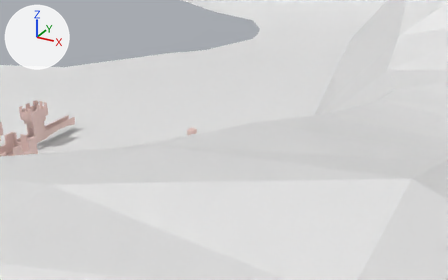
Renders of the Blender file EINDESPRINTS/Sprint 3/TowerRangers.blend from each side of a commit.
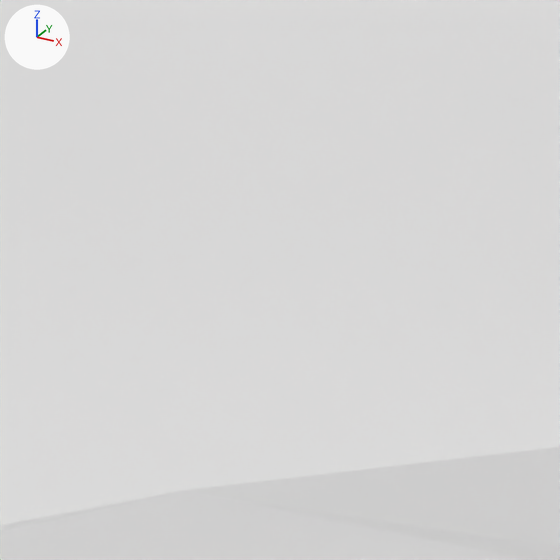
Each version appears first from a 50 mm camera at (85.6, -142.8, 79.7) aimed at (0.5, 11.9, 2.3), and next in a close-up on the part from 50% to 70% of the width and 16% to 48% of the height. Every picture has the same lights, and +X, +Y and +Z are marked at upper left. The close-ups show mesh edges as thin lines.

Before the edit, the objects in view are built like this:
```python
me_cube_002 = bpy.data.meshes.new('Cube.002')
me_cube_002.from_pydata(...)  # 117 vertices, 114 faces, 1 loose edge; spans x -1.23..1.22, y -1.2..1.24, z 0.02..4.84
me_cube_002.materials.append(mat_stonetower)  # its picture is missing
me_plane_004 = bpy.data.meshes.new('Plane.004')
me_plane_004.from_pydata(...)  # 4901 vertices, 4653 faces; spans x -4.57..4.86, y -5.54..5.38, z -0.3..1.22
ob_stonetower = bpy.data.objects.new('StoneTower', me_cube_002)
ob_stonetower.location = (-6.09, 0.0, 0.0)
ob_stonetower.scale = (1.94, 1.94, 1.94)
ob_stonetower.hide_set(True)  # its collection is switched off
ob_terrain = bpy.data.objects.new('Terrain', me_plane_004)
ob_terrain.location = (0.0, 0.0, 0.0)
ob_terrain.scale = (63.1, 63.1, 63.1)
```
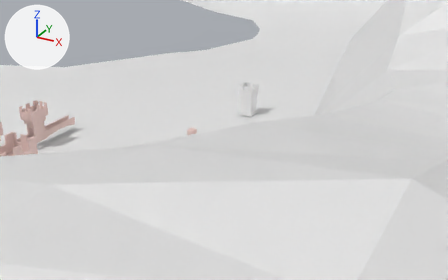
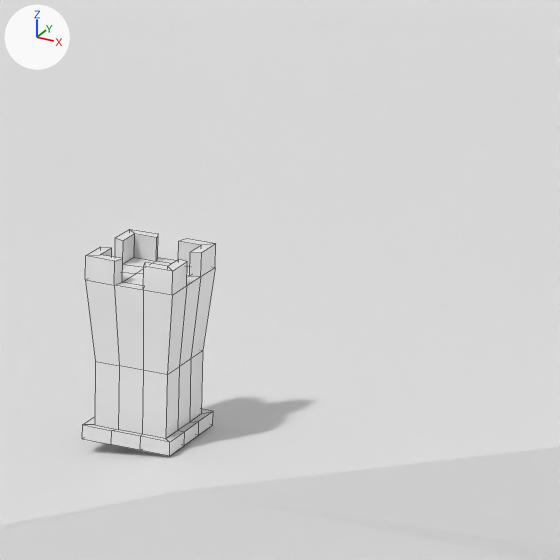
What the commit changed:
Object 'StoneTower' (ob_stonetower) moves from (-6.09, 0.0, 0.0) to (4.66, 19.97, 9.19).
Object 'StoneTower' (ob_stonetower) is now shown.

Where the change shows, as pixel boxes (x1, y1, x2, y2) in the close-ups (560 x 560 px):
'StoneTower', shown: after (82, 229, 216, 456)
